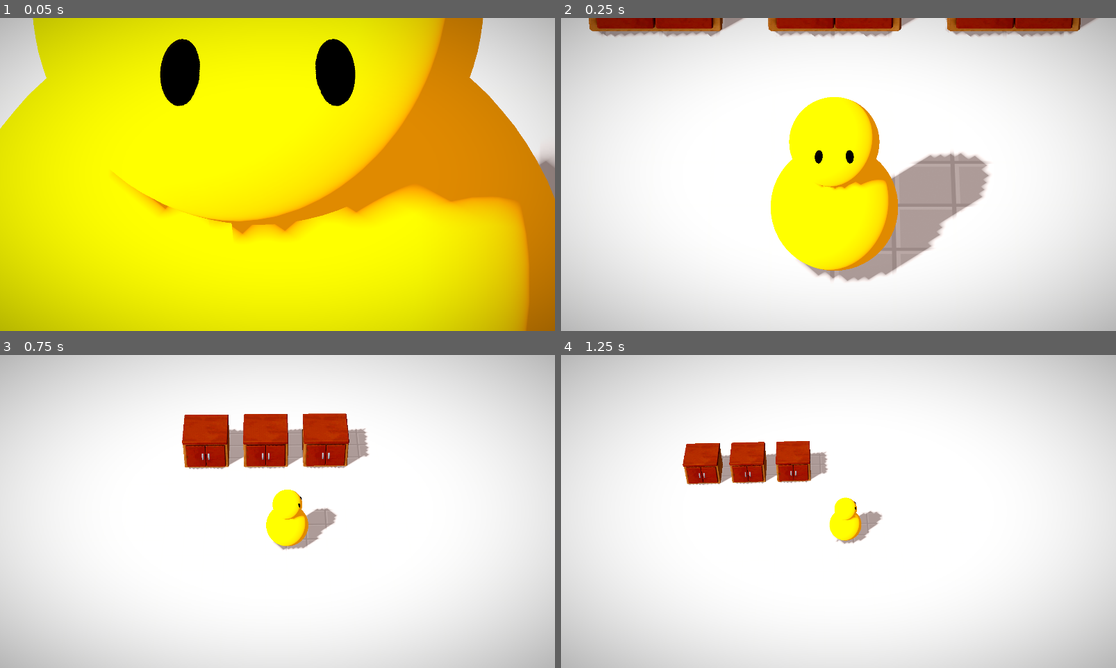
Above: before the commit, frames 1-4 (two rows, left to right).
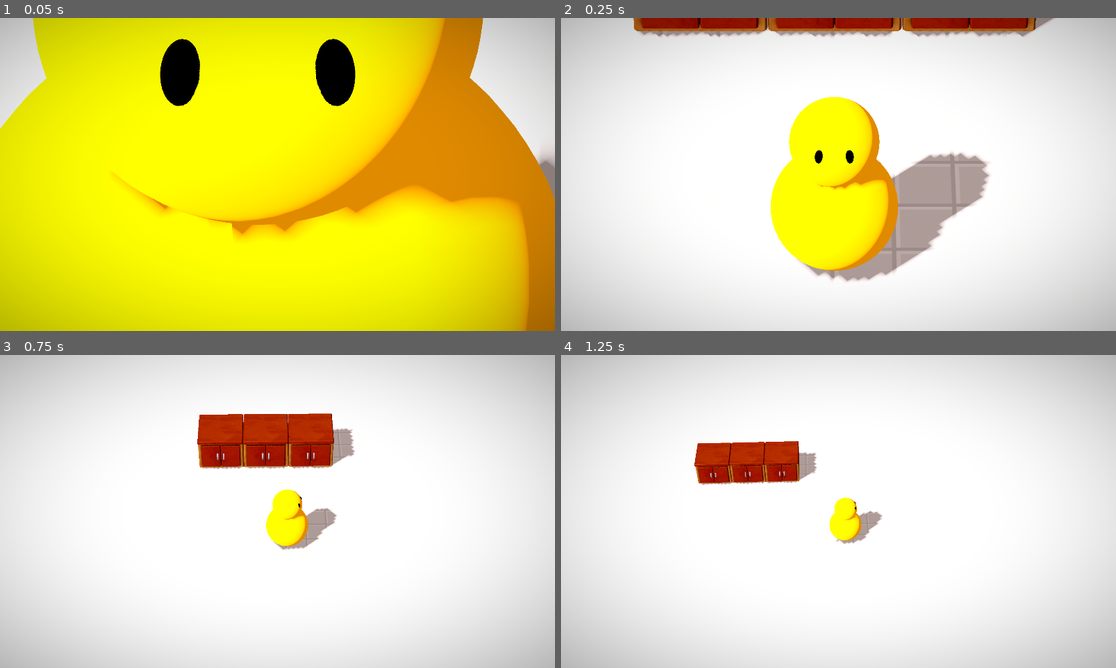
Above: after the commit, the same moments.

Repository: TrueMishamol/godot_kitchen_chaos
Game: Godot game, scene res://levels/game_scene.tscn
Two runs of this game, one before a commit and one after it. Both use one fixed random seed, a clock stepped at 60 frames per second and the inputs below.
Inputs (mouse positions are in pixels of both pictures, inside the frame that each line leads up to):
- Up to frame 1 (0.05 s): no input
- Up to frame 2 (0.25 s): no input
- Up to frame 3 (0.75 s): tap Enter (ui_accept) at 0.5 s; move the mouse to (399, 495) at 0.52 s; hold D (right) from 0.53 s (still down); tap E (interact) at 0.6 s; click (399, 495) at 0.67 s
- Up to frame 4 (1.25 s): keep holding D (right); tap Enter (ui_accept) at 0.77 s

Frame 1 is identical in both runs. In frame 2, 2.2% of the frame differs, in the area x 5-97%, y 0-7%; in frame 3, 2.5%, in the area x 32-67%, y 18-37%; in frame 4, 1.5%.

Commit message:
When Interact,  on top of Clear Counter instantiates Kitchen Object

Diff:
--- a/levels/game_scene.tscn
+++ b/levels/game_scene.tscn
@@ -9,6 +9,8 @@
 [ext_resource type="Script" path="res://addons/phantom_camera/scripts/phantom_camera/phantom_camera_3D.gd" id="6_oaf6v"]
 [ext_resource type="Resource" uid="uid://x08nkug8rot1" path="res://visual/enviroment/phantom_camera_resource.tres" id="7_ur1ug"]
 [ext_resource type="PackedScene" uid="uid://gjl6ihtwoqh7" path="res://nodes/counters/clear_counter.tscn" id="9_5pofm"]
+[ext_resource type="Resource" uid="uid://bvfb5u1k4pgt0" path="res://nodes/kitchen_objects/tomato.tres" id="10_j6amt"]
+[ext_resource type="Resource" uid="uid://c6r18lkyq5ks1" path="res://nodes/kitchen_objects/cheese_block.tres" id="11_mjt4k"]
 
 [sub_resource type="ShaderMaterial" id="ShaderMaterial_goeoh"]
 shader = ExtResource("4_f47hb")
@@ -79,9 +81,12 @@
 
 [node name="ClearCounter" parent="." instance=ExtResource("9_5pofm")]
 transform = Transform3D(1, 0, 0, 0, 1, 0, 0, 0, 1, 0, 0, -4)
+_kitchen_object_res = ExtResource("10_j6amt")
 
 [node name="ClearCounter2" parent="." instance=ExtResource("9_5pofm")]
-transform = Transform3D(1, 0, 0, 0, 1, 0, 0, 0, 1, -2, 0, -4)
+transform = Transform3D(1, 0, 0, 0, 1, 0, 0, 0, 1, -1.5, 0, -4)
+_kitchen_object_res = ExtResource("11_mjt4k")
 
 [node name="ClearCounter3" parent="." instance=ExtResource("9_5pofm")]
-transform = Transform3D(1, 0, 0, 0, 1, 0, 0, 0, 1, 2, 0, -4)
+transform = Transform3D(1, 0, 0, 0, 1, 0, 0, 0, 1, 1.5, 0, -4)
+_kitchen_object_res = ExtResource("10_j6amt")
--- a/nodes/counters/clear_counter.gd
+++ b/nodes/counters/clear_counter.gd
@@ -2,5 +2,11 @@
 extends StaticBody3D
 
 
+@export var _kitchen_object_res: KitchenObjectRes
+@export var _counter_top_point: Node3D
+
+
 func interact():
 	print("Interact!")
+	var tomato = _kitchen_object_res.node.instantiate()
+	_counter_top_point.add_child(tomato)
--- a/nodes/counters/clear_counter.tscn
+++ b/nodes/counters/clear_counter.tscn
@@ -9,10 +9,11 @@
 [sub_resource type="BoxShape3D" id="BoxShape3D_exner"]
 size = Vector3(1.51172, 1.31616, 1.36133)
 
-[node name="ClearCounter" type="StaticBody3D"]
+[node name="ClearCounter" type="StaticBody3D" node_paths=PackedStringArray("_counter_top_point")]
 collision_layer = 4
 collision_mask = 0
 script = ExtResource("1_omp2w")
+_counter_top_point = NodePath("CounterTopPoint")
 
 [node name="ClearCounter_Visual" parent="." instance=ExtResource("1_3g18m")]
 
@@ -34,3 +35,6 @@
 [node name="CollisionShape3D" type="CollisionShape3D" parent="."]
 transform = Transform3D(1, 0, 0, 0, 1, 0, 0, 0, 1, 0, 0.628459, 0.0283813)
 shape = SubResource("BoxShape3D_exner")
+
+[node name="CounterTopPoint" type="Node3D" parent="."]
+transform = Transform3D(1, 0, 0, 0, 1, 0, 0, 0, 1, 0, 1.3, 0)
--- /dev/null
+++ b/nodes/kitchen_objects/cheese_block.tres
@@ -0,0 +1,10 @@
+[gd_resource type="Resource" script_class="KitchenObjectRes" load_steps=3 format=3 uid="uid://c6r18lkyq5ks1"]
+
+[ext_resource type="Script" path="res://nodes/kitchen_objects/kitchen_object_res.gd" id="1_iemas"]
+[ext_resource type="PackedScene" uid="uid://d4leedjjoq610" path="res://nodes/kitchen_objects/cheese_block.tscn" id="1_n0651"]
+
+[resource]
+script = ExtResource("1_iemas")
+node = ExtResource("1_n0651")
+sprite = "res://ui/icons/cheese_block.png"
+object_name = "Cheese Block"
--- /dev/null
+++ b/nodes/kitchen_objects/cheese_block.tscn
@@ -0,0 +1,11 @@
+[gd_scene load_steps=4 format=3 uid="uid://d4leedjjoq610"]
+
+[ext_resource type="Script" path="res://nodes/kitchen_objects/kitchen_object.gd" id="1_80r8b"]
+[ext_resource type="PackedScene" uid="uid://6tn07jagudvx" path="res://visual/prefabs_visuals/kitchen_objects_visuals/cheese_block_visual_prefab.scn" id="1_pnet7"]
+[ext_resource type="Resource" uid="uid://c6r18lkyq5ks1" path="res://nodes/kitchen_objects/cheese_block.tres" id="2_7sgqp"]
+
+[node name="Cheese" type="Node3D"]
+script = ExtResource("1_80r8b")
+_kitchen_object_res = ExtResource("2_7sgqp")
+
+[node name="CheeseBlock_Visual" parent="." instance=ExtResource("1_pnet7")]
--- /dev/null
+++ b/nodes/kitchen_objects/kitchen_object.gd
@@ -0,0 +1,4 @@
+extends Node3D
+
+
+@export var _kitchen_object_res: KitchenObjectRes
--- /dev/null
+++ b/nodes/kitchen_objects/kitchen_object_res.gd
@@ -0,0 +1,8 @@
+class_name KitchenObjectRes
+extends Resource
+
+
+@export var node: PackedScene
+@export_file("*.png") var sprite
+#@export_file("*.png") var sprite: String = ""
+@export var object_name: String
--- /dev/null
+++ b/nodes/kitchen_objects/tomato.tres
@@ -0,0 +1,10 @@
+[gd_resource type="Resource" script_class="KitchenObjectRes" load_steps=3 format=3 uid="uid://bvfb5u1k4pgt0"]
+
+[ext_resource type="PackedScene" uid="uid://cwrwuk1epi2df" path="res://nodes/kitchen_objects/tomato.tscn" id="1_app5p"]
+[ext_resource type="Script" path="res://nodes/kitchen_objects/kitchen_object_res.gd" id="1_l01rk"]
+
+[resource]
+script = ExtResource("1_l01rk")
+node = ExtResource("1_app5p")
+sprite = "res://ui/icons/tomato.png"
+object_name = "Tomato"
--- /dev/null
+++ b/nodes/kitchen_objects/tomato.tscn
@@ -0,0 +1,11 @@
+[gd_scene load_steps=4 format=3 uid="uid://cwrwuk1epi2df"]
+
+[ext_resource type="Script" path="res://nodes/kitchen_objects/kitchen_object.gd" id="1_bqxhi"]
+[ext_resource type="PackedScene" uid="uid://d122oakvqmbhq" path="res://visual/prefabs_visuals/kitchen_objects_visuals/tomato_visual_prefab.scn" id="1_j85qj"]
+[ext_resource type="Resource" uid="uid://bvfb5u1k4pgt0" path="res://nodes/kitchen_objects/tomato.tres" id="2_sv42u"]
+
+[node name="Tomato" type="Node3D"]
+script = ExtResource("1_bqxhi")
+_kitchen_object_res = ExtResource("2_sv42u")
+
+[node name="Tomato_Visual" parent="." instance=ExtResource("1_j85qj")]
Not shown: 1 places in levels/game_scene.tscn that only renumber resources
